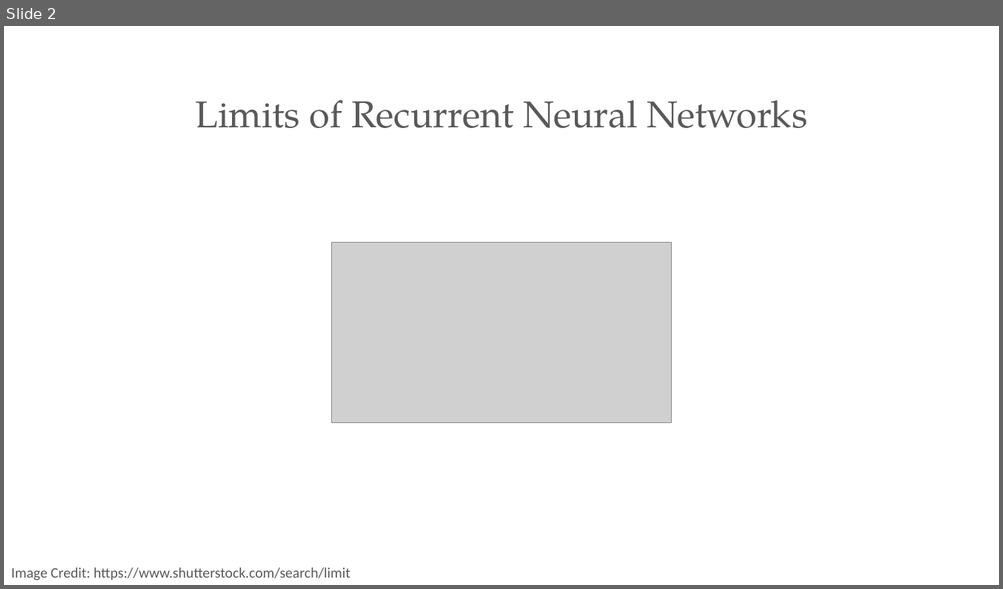
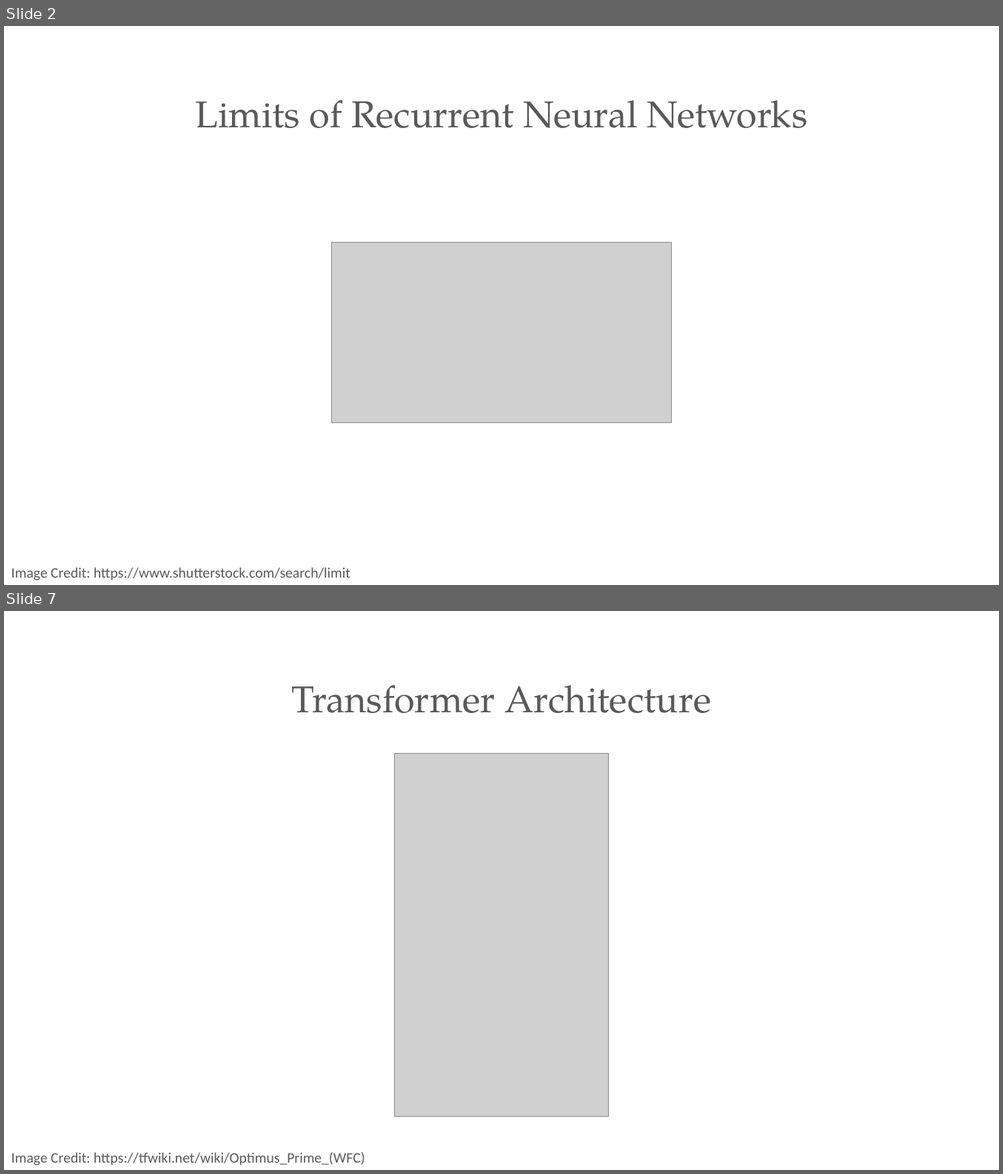
Before and after one commit to PracticumAI/transformers, a slide deck: presentations/01_transformers_intro.pptx. Shown one above the other, each under a label of ours: slide 2 before the commit, slides 2 and 7 after it; the slides between them are not shown. The pictures are 1003x589 and 1003x1174 pixels, drawn with LibreOffice and Linux fonts; fonts in the diff are those of the drawing; grey boxes stand for pictures. Boxes give left, top, right and bottom in pixels: in the first picture for what was removed or moved away, otherwise in the second. Text is boxed around its words. In the diff, an @@ line names an element or a change of style, - is before the commit and + after.

```diff
--- a/presentations/01_transformers_intro.pptx
+++ b/presentations/01_transformers_intro.pptx
@@ slide 7 added at (4, 611, 999, 1170), background #FFFFFF @@
@@ title added at (292, 685, 711, 713), 36 pt, text #595959 @@
+Transformer Architecture
@@ picture added at (394, 754, 609, 1117) @@
@@ text added at (11, 1153, 365, 1166), 14 pt, text #595959 @@
+Image Credit: https://tfwiki.net/wiki/Optimus_Prime_(WFC)
```
Also in this commit, not shown: 1 slide changed, 5 other slides added, 1 other file.
